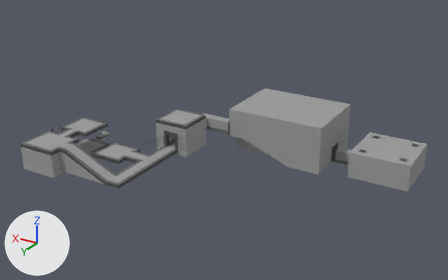
What one commit did to the Blender file Working/Scenes/style.blend.
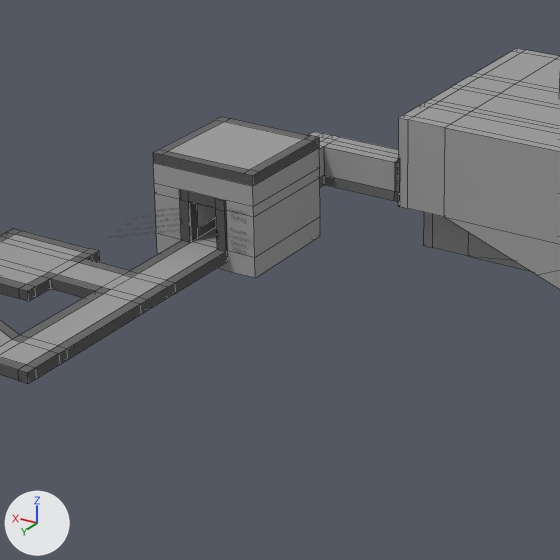
The first picture shows the older version from a camera (50 mm lens) standing at (-127.8, 129.9, 78.0) and looking at (-41.2, -14.5, 5.8). The close-ups show both versions on the part from 25% to 62% of the width and 26% to 86% of the height of that picture. Every picture has the same lights, and +X, +Y and +Z are marked at lower left. The close-ups show mesh edges as thin lines.
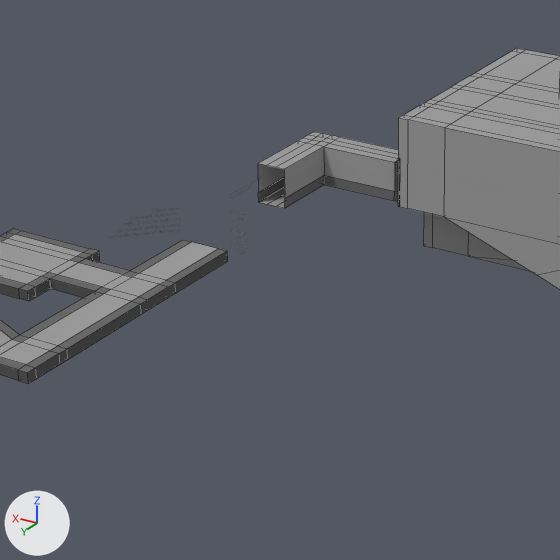
What differs and where, as boxes (x1, y1, x2, y2) in the close-ups (560 x 560 px):
'Cube.005', hidden: before (153, 117, 320, 278)

What changed in the scene script:
```text
Change ob_cube_005:
    add ob_cube_005.hide_viewport = True
```
